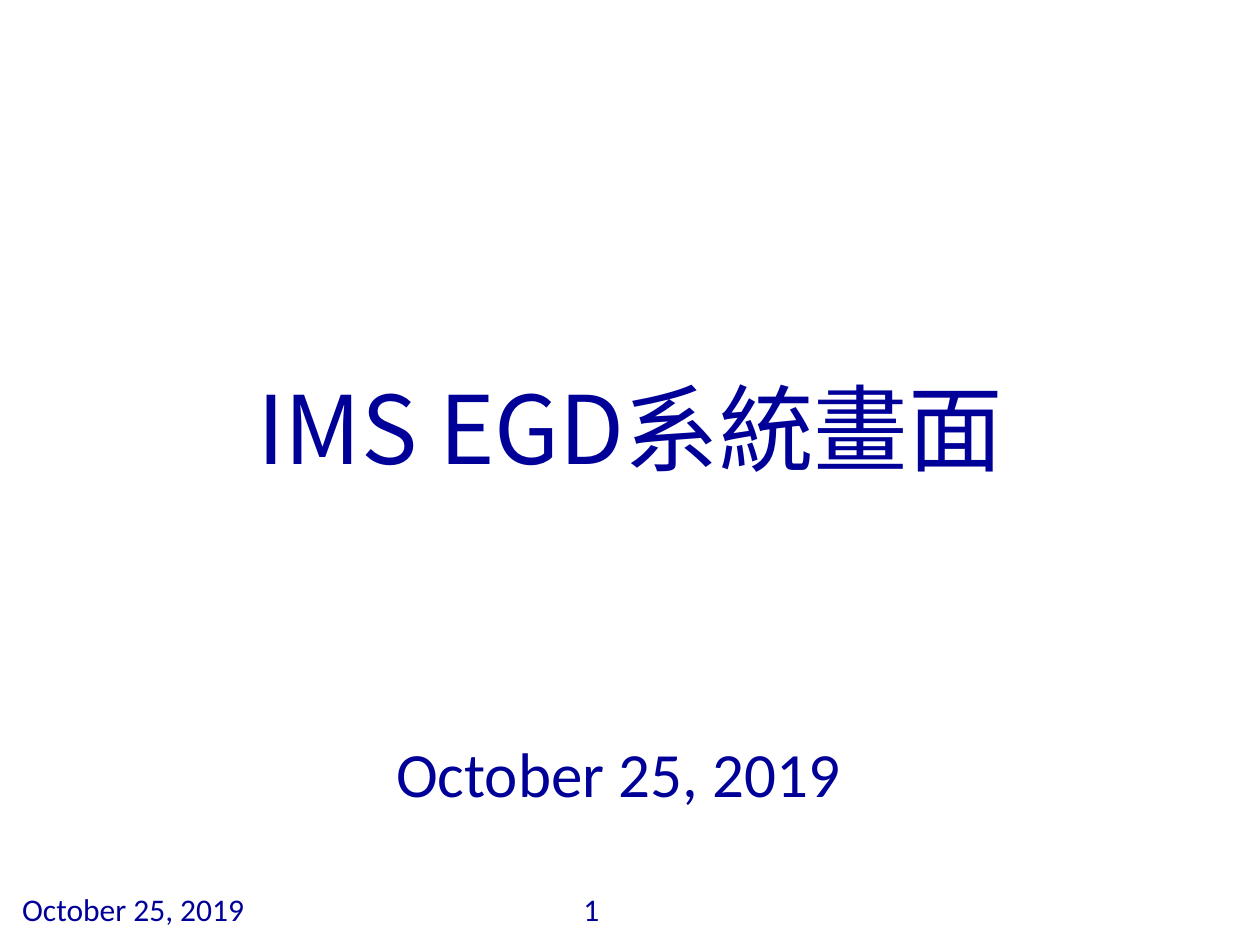
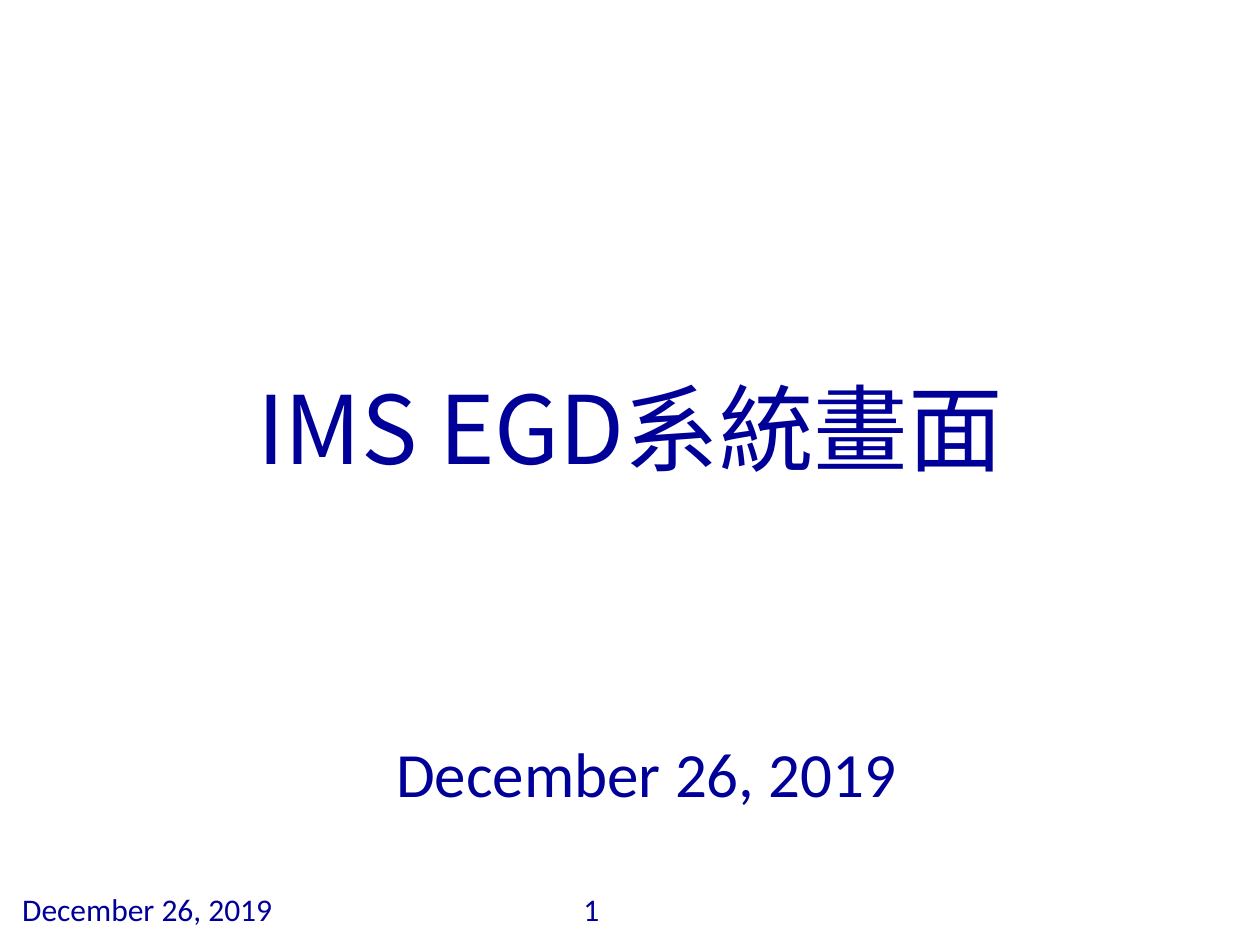
Before and after one commit to bunshue/vcs, a slide deck: slide 1 of _6.ims.tmp/內視鏡系統畫面v1.pptx. Drawn at 1260x945 pixels with LibreOffice and Linux fonts; fonts in the diff are those of the drawing; background and template pictures are left out. Boxes give left, top, right and bottom in pixels: in the first picture for what was removed or moved away, otherwise in the second. Text is boxed around its words. In the diff, an @@ line names an element or a change of style, - is before the commit and + after.

```diff
--- a/_6.ims.tmp/內視鏡系統畫面v1.pptx
+++ b/_6.ims.tmp/內視鏡系統畫面v1.pptx
@@ text at <box>396,753,897,805</box>: text changed @@
-October 25, 2019
+December 26, 2019
@@ text at <box>22,899,272,925</box>: text changed @@
-October 25, 2019
+December 26, 2019
```
Also in this commit, not shown: 13 other slides changed, 38 other files.
